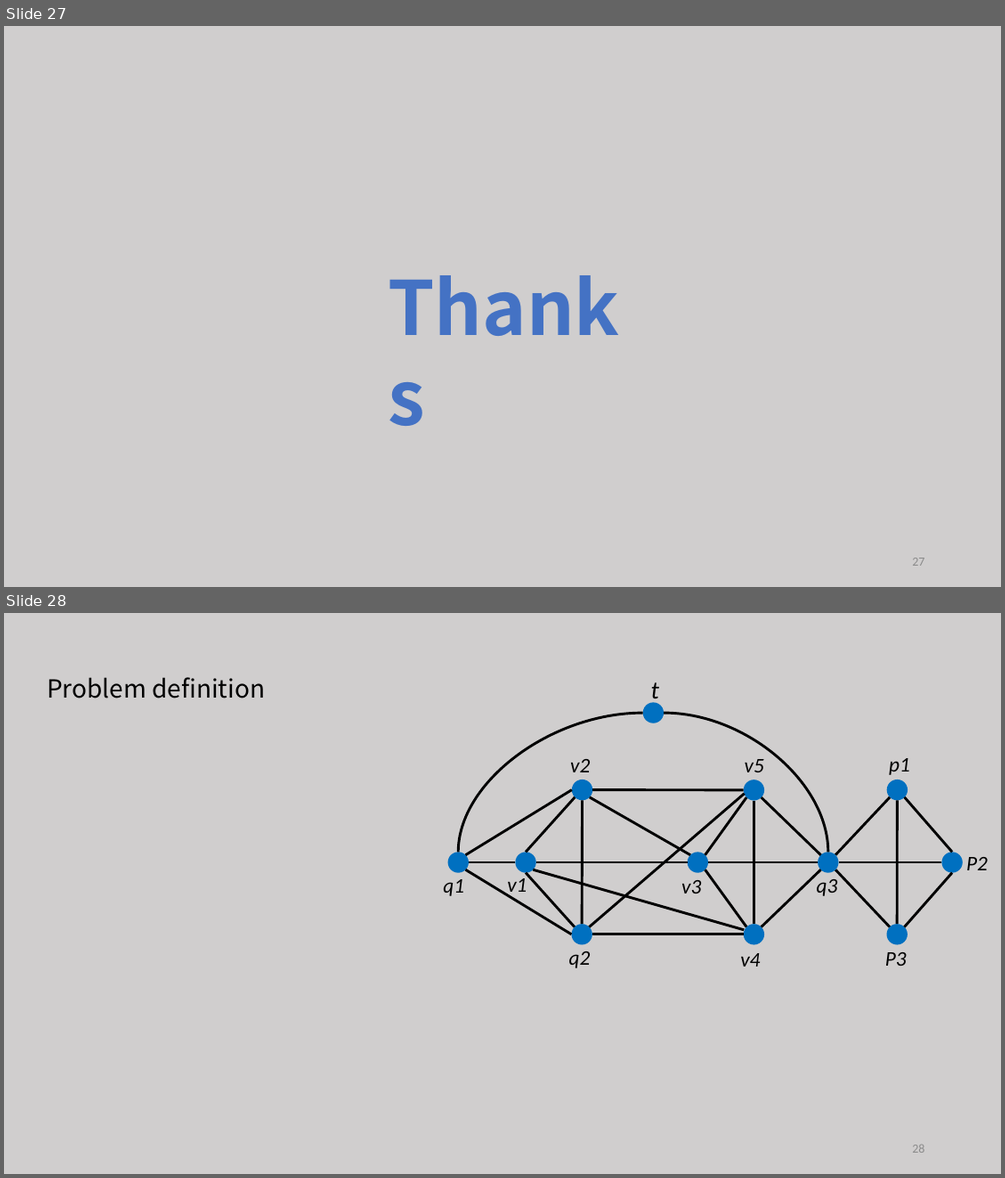
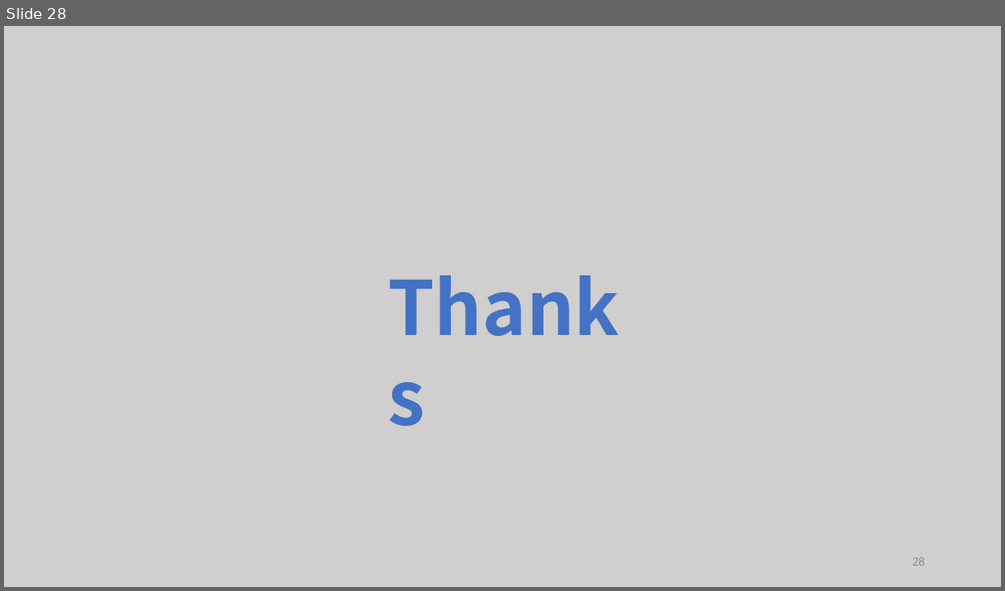
Before and after one commit to tianzhuwei/PPT, a slide deck: 魏天柱--Truss decomposition in massive networks .pptx. Shown one above the other, each under a label of ours: slides 27 and 28 before the commit, slide 28 after it. The pictures are 1005x1178 and 1005x591 pixels, drawn with LibreOffice and Linux fonts; fonts in the diff are those of the drawing. Boxes give left, top, right and bottom in pixels: in the first picture for what was removed or moved away, otherwise in the second. Text is boxed around its words. In the diff, an @@ line names an element or a change of style, - is before the commit and + after.

```diff
--- a/魏天柱--Truss decomposition in massive networks .pptx
+++ b/魏天柱--Truss decomposition in massive networks .pptx
@@ slide 28 removed at [4, 613, 1001, 1174], background #D0CECE @@
@@ text removed at [47, 677, 265, 698] @@
-Problem definition
@@ group removed at [443, 682, 839, 968]: 18 lines, 9 ellipses, 8 texts, 2 curved lines @@
-q1
-q2
-v4
-v1
-v3
-v5
-v2
-t
@@ text removed at [889, 758, 910, 775] @@
-p1
@@ line removed from (890, 797) to (835, 855) @@
@@ ellipse removed at [887, 779, 908, 801] @@
@@ line removed from (905, 797) to (952, 852) @@
@@ line removed from (897, 800) to (897, 925) @@
@@ ellipse removed at [942, 852, 963, 873] @@
@@ text removed at [817, 875, 838, 896] @@
-q3
@@ line removed from (835, 869) to (890, 927) @@
@@ line removed from (839, 862) to (942, 862) @@
@@ line removed from (952, 873) to (905, 927) @@
@@ text removed at [966, 857, 987, 870] @@
-P2
@@ ellipse removed at [886, 925, 907, 945] @@
@@ text removed at [885, 952, 906, 965] @@
-P3
@@ page number removed at [912, 1144, 924, 1152] @@
-28
@@ what was slide 27 is now slide 28 @@
@@ page number at [912, 557, 924, 565]: text changed @@
-27
+28
```
Also in this commit, not shown: 6 slides changed, 1 slide added, 1 other slide removed.
